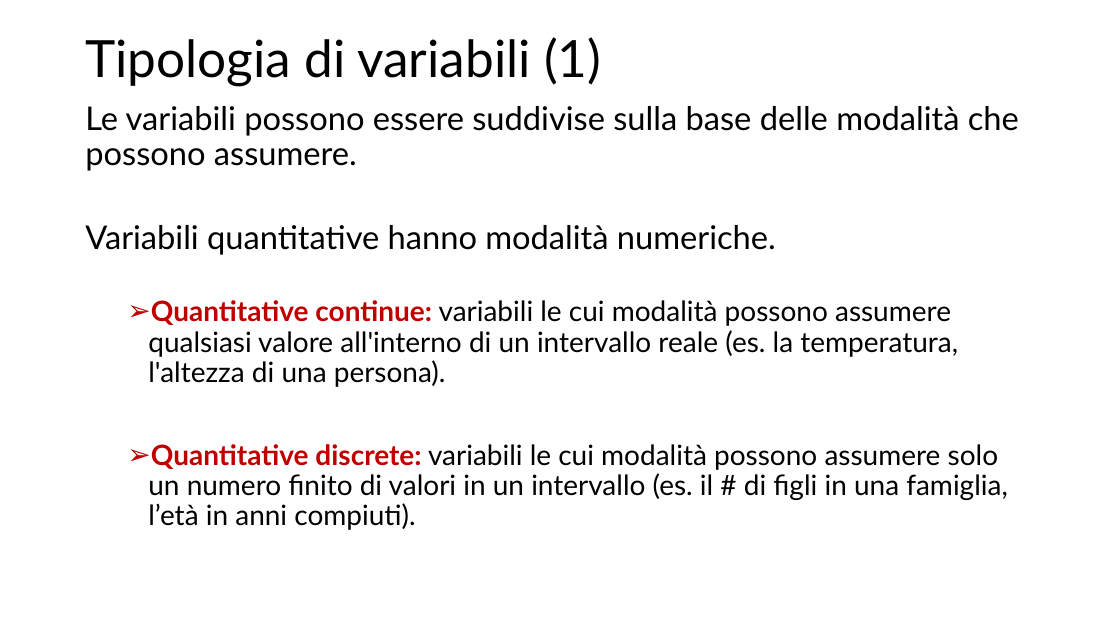
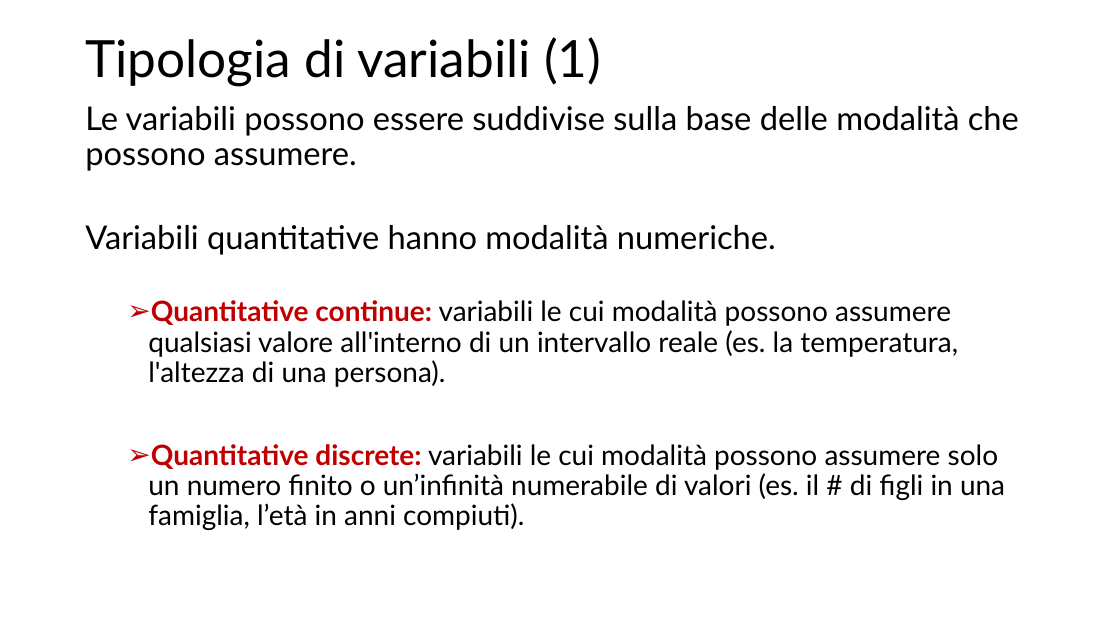
Before and after one commit to rborgoni/B.STAT.5, a slide deck: slide 3 of Slide/BSTAT5 - IntroR.pptx. Drawn at 1120x630 pixels with LibreOffice and Linux fonts; fonts in the diff are those of the drawing. Boxes give left, top, right and bottom in pixels: in the first picture for what was removed or moved away, otherwise in the second. Text is boxed around its words. In the diff, an @@ line names an element or a change of style, - is before the commit and + after.

```diff
--- a/Slide/BSTAT5 - IntroR.pptx
+++ b/Slide/BSTAT5 - IntroR.pptx
@@ text at (148, 444, 1005, 530): text changed @@
-  ➢ Quantitative discrete: variabili le cui modalità possono assumere solo un numero finito di valori in un intervallo (es. il # di figli in una famiglia, l’età in anni compiuti).
+  ➢ Quantitative discrete: variabili le cui modalità possono assumere solo un numero finito o un’infinità numerabile di valori (es. il # di figli in una famiglia, l’età in anni compiuti).
```
Also in this commit, not shown: 1 other slide changed, 2 other files.
